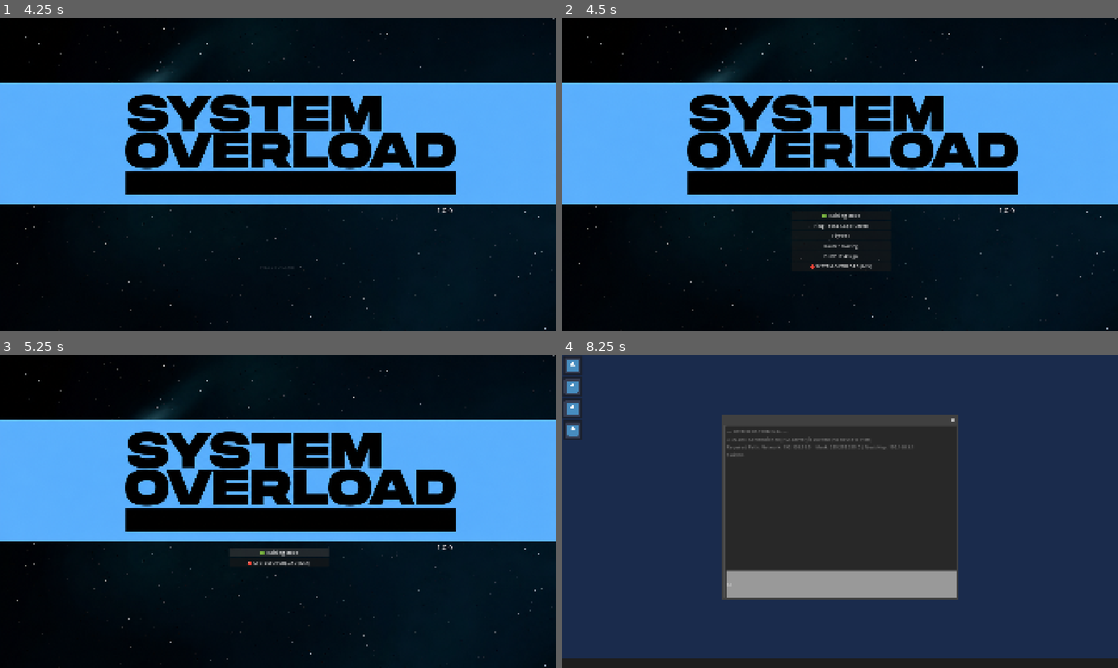
Above: before the commit, frames 1-4 (two rows, left to right).
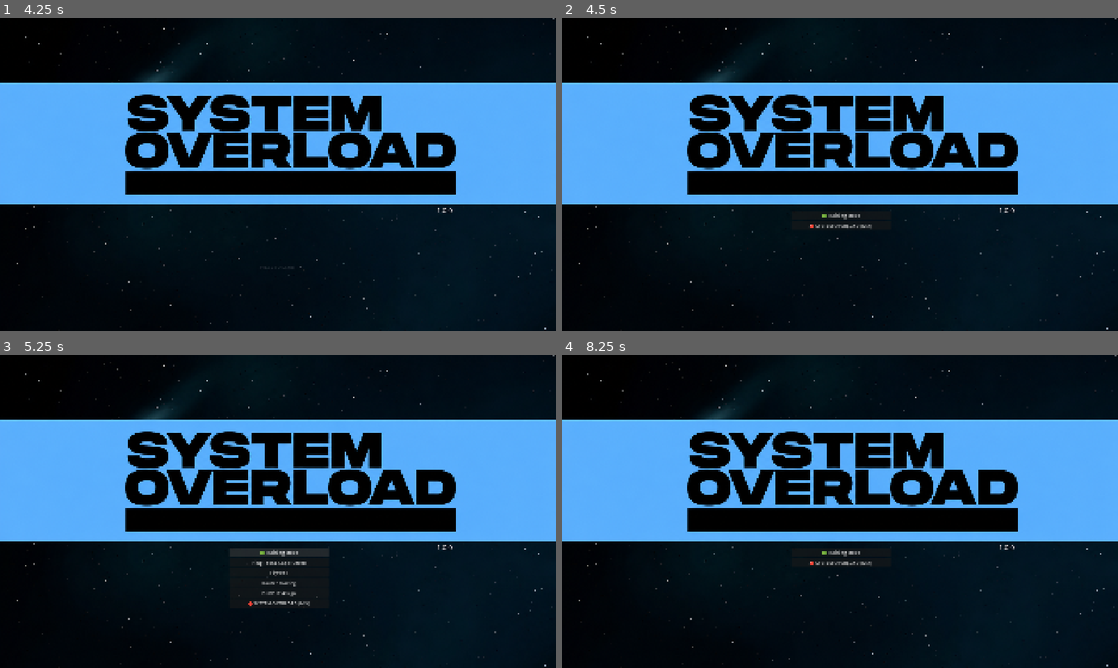
Above: after the commit, the same moments.

Repository: Bookza253/system_overload
Game: Godot game, scene res://start_screen.tscn
The game is run twice, just before and just after one commit, with the same random seed, the same clock (stepped at 60 frames per second) and the same inputs. The engine's default icon, where the game draws it, is replaced by a stand-in: a white triangle on a blue panel in a dark square.
Inputs (mouse positions are in pixels of both pictures, inside the frame that each line leads up to; where the layout moved, square brackets give the same spot in the first picture):
- Up to frame 1 (4.25 s): move the mouse to (400, 158) at 0.52 s; move the mouse to (166, 190) at 1.27 s; move the mouse to (333, 105) at 2.02 s; move the mouse to (250, 237) at 2.77 s; move the mouse to (444, 221) at 3.52 s
- Up to frame 2 (4.5 s): click "PRESS TO START" at 4.25 s
- Up to frame 3 (5.25 s): click "🟢 Training Mode" at 5 s
- Up to frame 4 (8.25 s): click (840, 561) at 5.75 s, where only the run after the commit has a clickable "Ping Test & Cable Check"; click (573, 367) [573, 364] at 6.5 s; click (840, 583) at 7.27 s; type "12" at 7.35 s; click (573, 639) at 8.02 s

Frame 1 is identical in both runs. In frame 2, 0.4% of the frame differs, in the area x 42-58%, y 66-81%; in frame 3, 0.4%; in frame 4, 99%, in the area x 0-100%, y 0-100%.

Commit message:
เพิ่มปุ่มออก กับ แก้ตอนเล่นจบว่าผ่านแล้วปิดเอง
เพิ่มปุ่มออก กับ แก้ตอนเล่นจบว่าผ่านแล้วปิดเอง ตรงมินิเกม

Diff:
--- a/main_desktop.gd
+++ b/main_desktop.gd
@@ -32,7 +32,7 @@
 			"network":
 				_show_button("Button_Firewall")
 			"task_manager":
-				_show_button("Button_TaskManager_Mod") # 🎯 แก้เป็น _Mod
+				_show_button("Button_TaskManager_Mod")
 			"router":
 				_show_button("Button_Router")
 			"vlan":
@@ -40,7 +40,7 @@
 
 # ฟังก์ชันช่วยซ่อนปุ่มแบบปลอดภัย
 func _hide_all_desktop_buttons():
-	if has_node("Button_TaskManager_Mod"): $Button_TaskManager_Mod.hide() # 🎯 แก้เป็น _Mod
+	if has_node("Button_TaskManager_Mod"): $Button_TaskManager_Mod.hide()
 	if has_node("Button_Firewall"): $Button_Firewall.hide()
 	if has_node("Button_Router"): $Button_Router.hide()
 	if has_node("Button_PDPA"): $Button_PDPA.hide()
@@ -121,17 +121,43 @@
 	if has_node("Window_Router/Router_Module"):
 		$Window_Router/Router_Module.set_process(false)
 
+	# 🟢 เปลี่ยนไอคอนด่าน Router ให้เป็นสีเขียว เพื่อบอกว่า "ด่านนี้ผ่านแล้วนะ"
+	if has_node("Button_Router"):
+		$Button_Router.modulate = Color(0.3, 1.0, 0.3)
+
 func _on_window_task_manager_close_requested() -> void:
 	win_task_manager.hide()
 	if has_node("Window_TaskManager/TaskManager_Module"):
 		$Window_TaskManager/TaskManager_Module.set_process(false)
+
+	# 🟢 เปลี่ยนไอคอนด่าน Router ให้เป็นสีเขียว เพื่อบอกว่า "ด่านนี้ผ่านแล้วนะ"
+	if has_node("Button_Router"):
+		$Button_Router.modulate = Color(0.3, 1.0, 0.3)
 
 func _on_window_firewall_close_requested() -> void:
 	win_firewall.hide()
 	if has_node("Window_Firewall/Firewall_Module"):
 		$Window_Firewall/Firewall_Module.set_process(false)
 
+	# 🟢 เปลี่ยนไอคอนด่าน Router ให้เป็นสีเขียว เพื่อบอกว่า "ด่านนี้ผ่านแล้วนะ"
+	if has_node("Button_Router"):
+		$Button_Router.modulate = Color(0.3, 1.0, 0.3)
+
 func _on_window_vlan_close_requested() -> void:
 	win_vlan.hide()
 	if has_node("Window_VLAN/PDPA_Module"):
 		$Window_VLAN/PDPA_Module.set_process(false)
+
+	# 🟢 เปลี่ยนไอคอนด่าน Router ให้เป็นสีเขียว เพื่อบอกว่า "ด่านนี้ผ่านแล้วนะ"
+	if has_node("Button_Router"):
+		$Button_Router.modulate = Color(0.3, 1.0, 0.3)
+
+
+# 🖱️ ฟังก์ชันเมื่อคลิกปุ่มไอคอน Logout / ออกจากระบบ บนหน้าจอ Desktop
+func _on_button_logout_pressed() -> void:
+	# 🗑️ เคลียร์แต้มเคลียร์ด่านที่เก็บสะสมไว้ใน Global
+	if "completed_modules_count" in Global:
+		Global.completed_modules_count = 0
+
+	# 🚀 วาร์ปกลับหน้าเลือกโหมดทันทีแบบสมูท
+	get_tree().change_scene_to_file("res://mode_selection.tscn")
--- a/main_desktop.tscn
+++ b/main_desktop.tscn
@@ -6,6 +6,7 @@
 [ext_resource type="PackedScene" uid="uid://cnm2osc2jrxli" path="res://firewall_module.tscn" id="4_f4ip0"]
 [ext_resource type="PackedScene" uid="uid://cnsch1bd3k5mo" path="res://router_module.tscn" id="5_xjri4"]
 [ext_resource type="PackedScene" uid="uid://c6ykx7s1r1a48" path="res://pdpa_module.tscn" id="6_btvhs"]
+[ext_resource type="Texture2D" uid="uid://jukmxe8pt4aj" path="res://enter.png" id="7_f7fdd"]
 
 [node name="MainDesktop" type="Control" unique_id=1783687923]
 layout_mode = 3
@@ -26,7 +27,7 @@
 
 [node name="ColorRect2" type="ColorRect" parent="." unique_id=1692232325]
 layout_mode = 0
-offset_top = 1048.0
+offset_top = 1025.0
 offset_right = 1920.0
 offset_bottom = 1080.0
 color = Color(0.11764706, 0.11764706, 0.11764706, 1)
@@ -47,38 +48,38 @@
 layout_mode = 0
 offset_left = 3.0
 offset_top = 3.0
-offset_right = 71.0
-offset_bottom = 70.0
+offset_right = 73.0
+offset_bottom = 73.0
 icon = ExtResource("1_pyqms")
 expand_icon = true
 
 [node name="Button_Firewall" type="Button" parent="." unique_id=1017060860]
 visible = false
 layout_mode = 0
-offset_left = 2.0
+offset_left = 3.0
 offset_top = 76.0
-offset_right = 70.0
-offset_bottom = 143.0
+offset_right = 73.0
+offset_bottom = 146.0
 icon = ExtResource("1_pyqms")
 expand_icon = true
 
 [node name="Button_Router" type="Button" parent="." unique_id=875990078]
 visible = false
 layout_mode = 0
-offset_left = 2.0
-offset_top = 151.0
-offset_right = 70.0
-offset_bottom = 220.0
+offset_left = 3.0
+offset_top = 149.0
+offset_right = 73.0
+offset_bottom = 219.0
 icon = ExtResource("1_pyqms")
 expand_icon = true
 
 [node name="Button_PDPA" type="Button" parent="." unique_id=307648688]
 visible = false
 layout_mode = 0
-offset_left = 5.0
-offset_top = 225.0
-offset_right = 70.0
-offset_bottom = 294.0
+offset_left = 3.0
+offset_top = 222.0
+offset_right = 73.0
+offset_bottom = 292.0
 icon = ExtResource("1_pyqms")
 expand_icon = true
 
@@ -134,6 +135,15 @@
 offset_right = 2.0
 offset_bottom = 3.0
 
+[node name="Button_Logout" type="Button" parent="." unique_id=669620143]
+layout_mode = 0
+offset_left = 4.0
+offset_top = 953.0
+offset_right = 74.0
+offset_bottom = 1023.0
+icon = ExtResource("7_f7fdd")
+expand_icon = true
+
 [connection signal="pressed" from="Button_TaskManager_Mod" to="." method="_on_button_pressed"]
 [connection signal="pressed" from="Button_Firewall" to="." method="_on_button_firewall_pressed"]
 [connection signal="pressed" from="Button_Router" to="." method="_on_button_router_pressed"]
@@ -142,3 +152,4 @@
 [connection signal="close_requested" from="Window_TaskManager" to="." method="_on_window_task_manager_close_requested"]
 [connection signal="close_requested" from="Window_Firewall" to="." method="_on_window_firewall_close_requested"]
 [connection signal="close_requested" from="Window_VLAN" to="." method="_on_window_vlan_close_requested"]
+[connection signal="pressed" from="Button_Logout" to="." method="_on_button_logout_pressed"]
--- a/mode_selection.tscn
+++ b/mode_selection.tscn
@@ -32,6 +32,7 @@
 text = "🟢 Training Mode"
 
 [node name="TrainingSubMenu" type="VBoxContainer" parent="VBoxContainer" unique_id=229880440]
+visible = false
 layout_mode = 2
 
 [node name="SystemButton" type="Button" parent="VBoxContainer/TrainingSubMenu" unique_id=459025182]
Binary file added: enter.png
Not shown, added: enter.png.import
